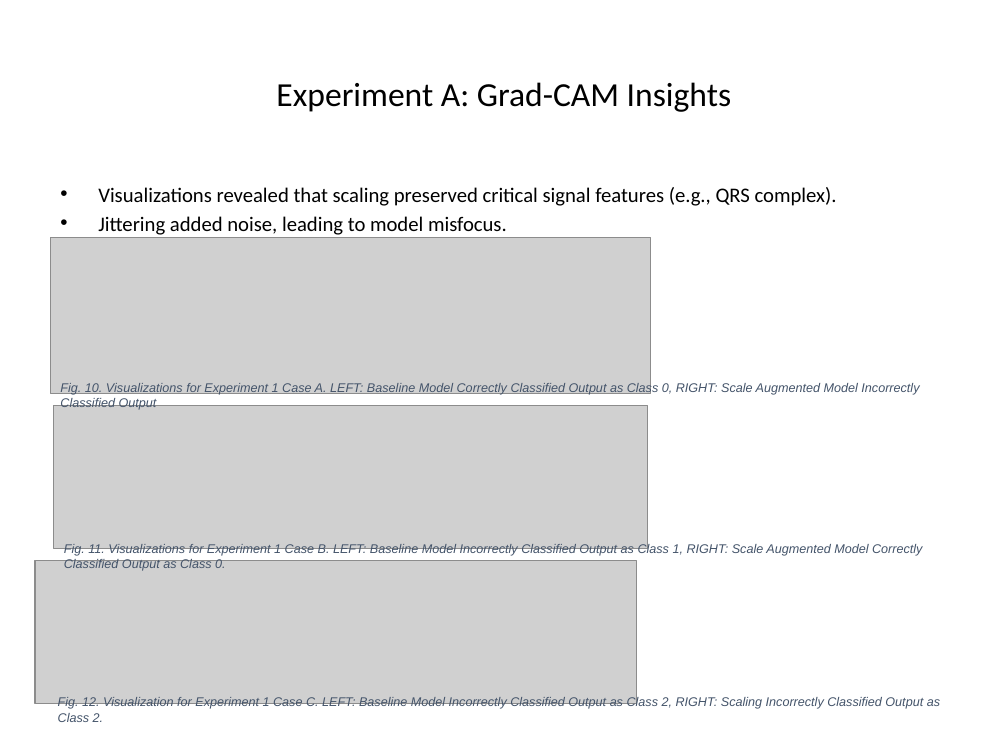
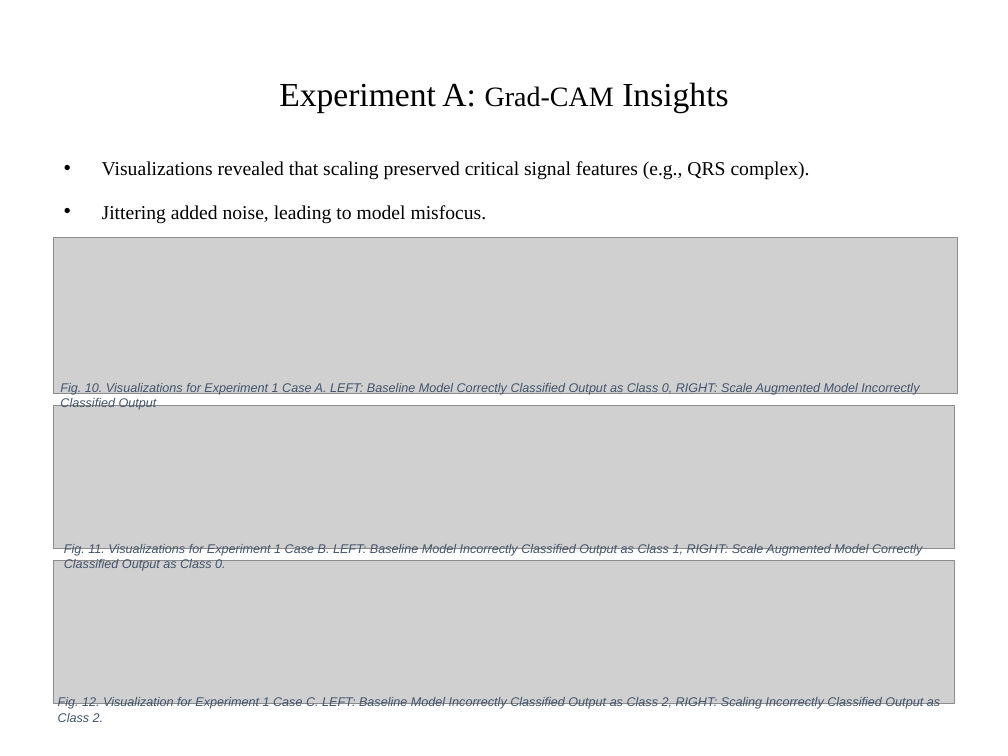
Before and after one commit to nikil1506/Thesis-Work, a slide deck: slide 14 of Presentation.pptx (slide 11 before the commit). Drawn at 1008x756 pixels with LibreOffice and Linux fonts; fonts in the diff are those of the drawing; grey boxes stand for pictures. Boxes give left, top, right and bottom in pixels: in the first picture for what was removed or moved away, otherwise in the second. Text is boxed around its words. In the diff, an @@ line names an element or a change of style, - is before the commit and + after.

```diff
--- a/Presentation.pptx
+++ b/Presentation.pptx
@@ title "Experiment A: Grad-CAM Insights" at box(279, 82, 728, 113): size 24 to 20 pt in "Grad-CAM"; font Calibri to Times New Roman @@
@@ text "Visualizations revealed that scaling preserved ...": place and size @@
-text "Visualizations revealed that scaling preserved ..." at box(98, 187, 837, 235)
+text "Visualizations revealed that scaling preserved ..." at box(102, 161, 810, 224)
@@ text "Visualizations revealed that scaling preserved ..." at box(102, 161, 810, 224): size 14.8 to 14 pt, font Calibri to Times New Roman; line spacing 1 to 1.7 @@
@@ picture: place and size @@
-picture at box(50, 237, 651, 393)
+picture at box(53, 237, 958, 393)
@@ picture: place and size @@
-picture at box(53, 405, 647, 548)
+picture at box(53, 405, 954, 548)
@@ picture: place and size @@
-picture at box(35, 560, 637, 704)
+picture at box(53, 560, 954, 704)
```
Also in this commit, not shown: 29 other slides changed, 6 slides added, 1 slide removed.
